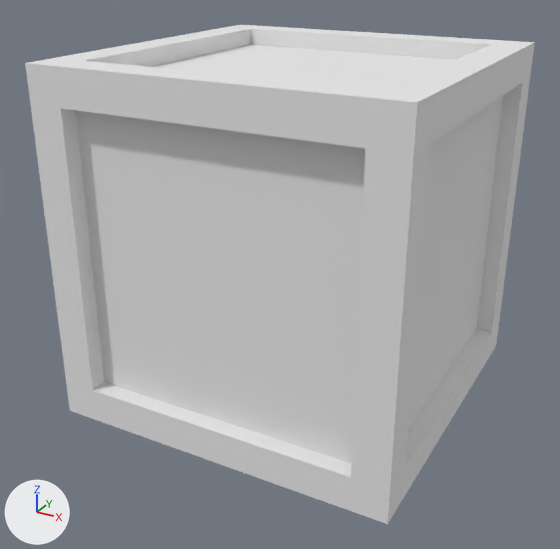
An edit to the OBJ model src/main/resources/assets/bdsandm/models/block/wood_crate.obj, drawn before and after from the same camera.
Before and after are seen from a 50 mm camera at (1.478, -2.401, 1.288) aimed at (0.474, -0.576, 0.376). Lighting does not change. The marker at lower left points along +X, +Y and +Z. Where no turn or scale is listed for an object, it has been applied to the vertices.
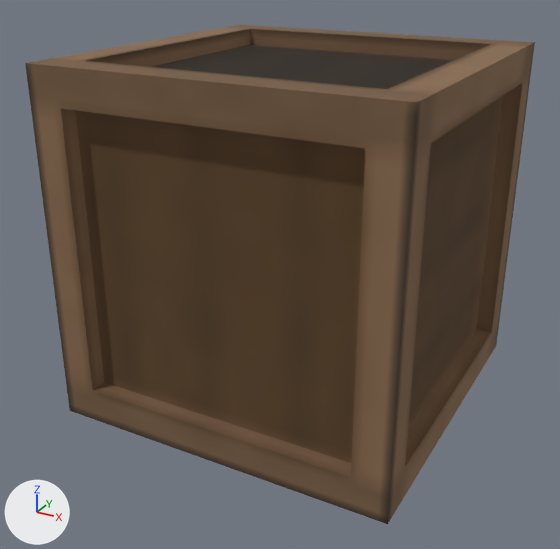
What changed in the scene script:
```text
Add img_wood_crate:
    img_wood_crate = load_image('wood_crate', '../../textures/blocks/wood_crate.png', 64, 64, 'sRGB')
Change mat_none:
    remove mat_none.base_color = (0.8, 0.8, 0.8)  # white #e7e7e7
    add mat_none.texture = img_wood_crate
```

Pixel boxes (x1, y1, x2, y2) of what changed, in the pictures (560 x 549 px):
'Cube', surface changed (grey to brown): (25, 25, 535, 524) in both
